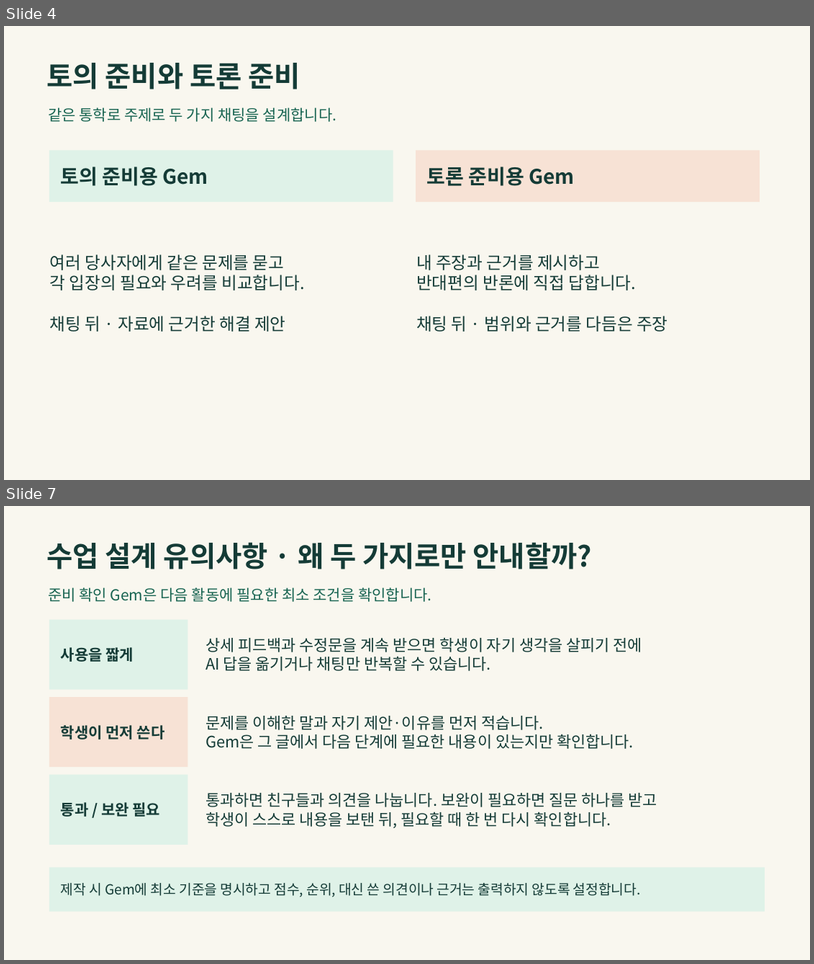
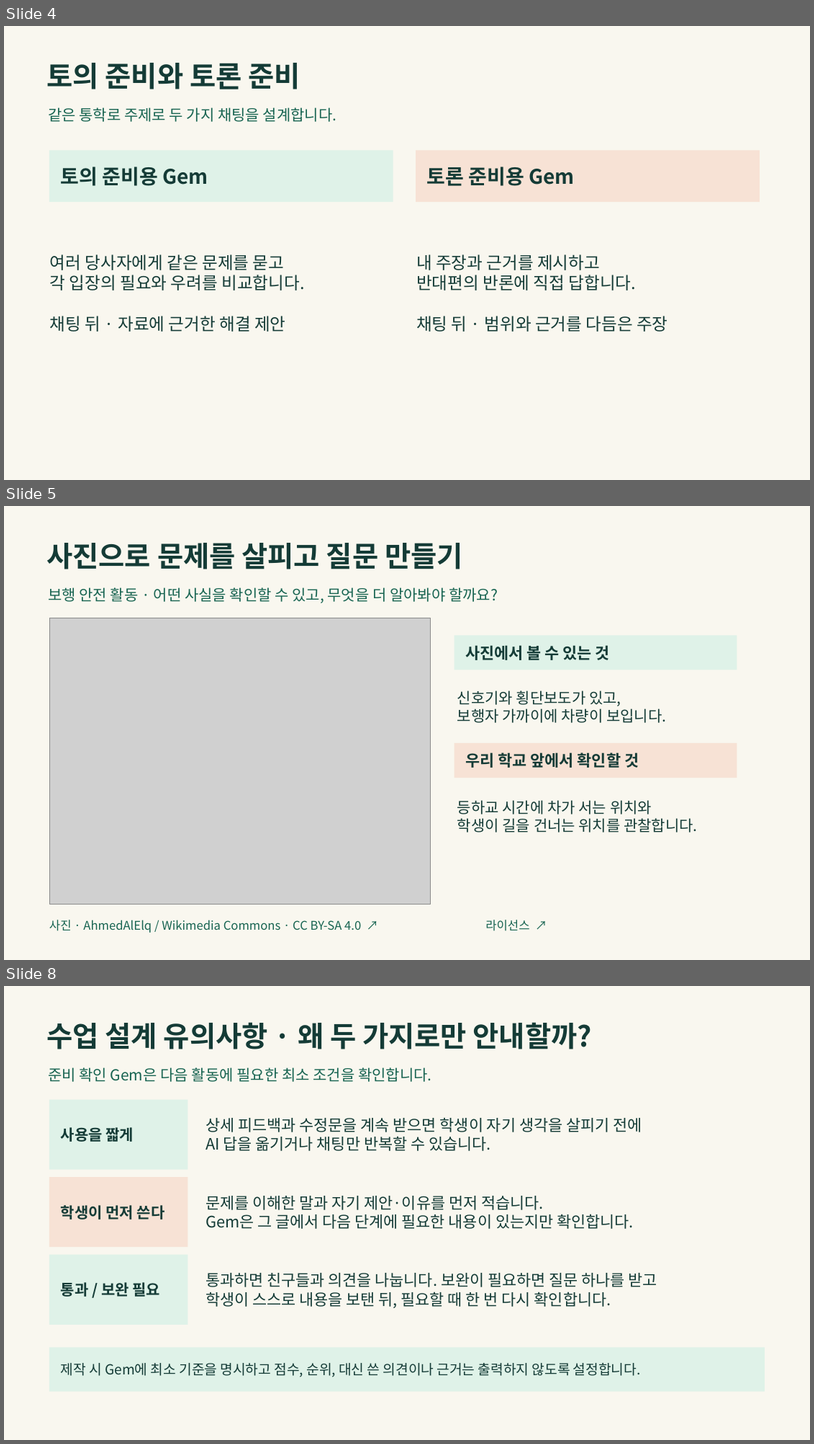
Before and after one commit to LUCKYBRIDGE/gemini-discussion, a slide deck: output/gemini-discussion.pptx. Shown one above the other, each under a label of ours: slides 4 and 7 before the commit, slides 4, 5 and 8 after it; the slides between them are not shown. The pictures are 814x964 and 814x1444 pixels, drawn with LibreOffice and Linux fonts; fonts in the diff are those of the drawing; grey boxes stand for pictures. Boxes give left, top, right and bottom in pixels: in the first picture for what was removed or moved away, otherwise in the second. Text is boxed around its words. In the diff, an @@ line names an element or a change of style, - is before the commit and + after.

```diff
--- a/output/gemini-discussion.pptx
+++ b/output/gemini-discussion.pptx
@@ slide 5 added at (x1=4, y1=506, x2=810, y2=960), background #F9F7EF @@
@@ text added at (x1=46, y1=543, x2=463, y2=569), 33.8 pt, text #143B36, bold @@
+사진으로 문제를 살피고 질문 만들기
@@ text added at (x1=48, y1=587, x2=498, y2=603), 18 pt, text #176451 @@
+보행 안전 활동 · 어떤 사실을 확인할 수 있고, 무엇을 더 알아봐야 할까요?
@@ picture added at (x1=49, y1=618, x2=430, y2=904) @@
@@ rectangle added at (x1=455, y1=636, x2=738, y2=670), fill #DFF2E8, 18.8 pt, text #143B36, bold @@
+사진에서 볼 수 있는 것
@@ text added at (x1=458, y1=690, x2=666, y2=723), 18 pt, text #143B36 @@
+신호기와 횡단보도가 있고,
+보행자 가까이에 차량이 보입니다.
@@ rectangle added at (x1=455, y1=743, x2=738, y2=777), fill #F7E2D5, 18.8 pt, text #143B36, bold @@
+우리 학교 앞에서 확인할 것
@@ text added at (x1=458, y1=800, x2=697, y2=832), 18 pt, text #143B36 @@
+등하교 시간에 차가 서는 위치와
+학생이 길을 건너는 위치를 관찰합니다.
@@ text added at (x1=49, y1=919, x2=361, y2=932), 14.2 pt, text #176451 @@
+사진 · AhmedAlElq / Wikimedia Commons · CC BY-SA 4.0 ↗
@@ text added at (x1=486, y1=919, x2=530, y2=931), 14.2 pt, text #176451 @@
+라이선스 ↗
@@ what was slide 7 is now slide 8 @@
```
Also in this commit, not shown: 2 slides changed, 1 other slide added, 1 other file.
